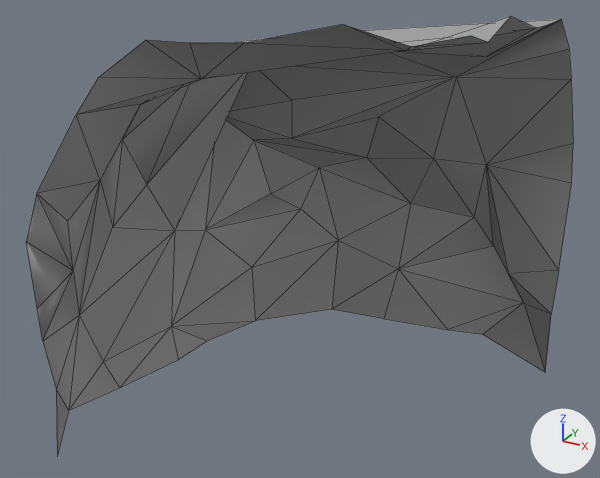
The FBX model Rogue-Robots/Assets/Models/ModularBlocks/CornerRoof1.fbx as it was, and as the next commit left it.
The view is the same before and after, from a 50 mm camera at (4.06, -7.48, 5.6) aimed at (0.13, -0.33, 2.02). The lights are fixed; the arrows at lower right show +X, +Y and +Z. Mesh edges are drawn as thin lines.

Objects in the first picture: 'CornerRoof1'.
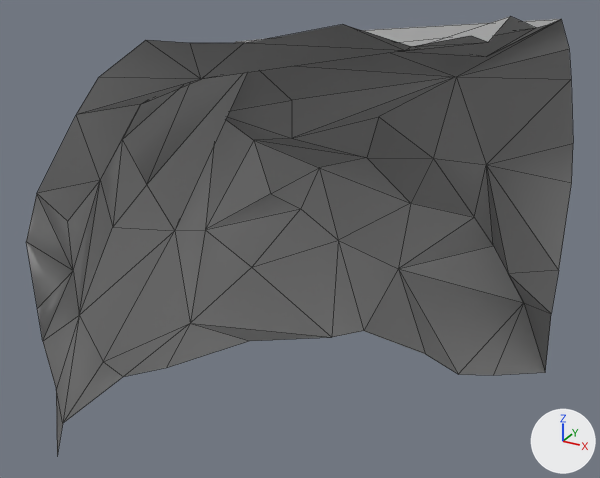
What differs and where, as boxes (x1, y1, x2, y2) in the pictures (600 x 478 px; the box of a moved part takes in the faces that stretch with it):
'CornerRoof1', reshaped
    before: (26, 16, 573, 455)
    after: (26, 16, 573, 454)
part 1 of me_scene_2739, moved or reshaped
    before: (56, 230, 545, 455)
    after: (56, 230, 545, 454)

What the commit changed:
me_scene_2739 has 75 vertices, 113 faces and spans x -2.06..2.5, y -2.5..2.26, z 0.0..4.7.
me_scene_2739 is used by ob_cornerroof1; location (0.0, 0.0, 0.0).
Part 1, on me_scene_2739:
Vertex 32 of me_scene_2739 moves from (-1.64, -0.4, 0.51) at pixel (171, 326) to (-1.48, -0.23, 0.51) at pixel (190, 323).
Vertex 38 of me_scene_2739 moves from (-2.06, -1.82, 0.0) at pixel (68, 410) to (-1.95, -2.04, 0.0) at pixel (62, 423).
Vertex 57 of me_scene_2739 moves from (-1.85, -1.18, 0.0) at pixel (119, 387) to (-1.97, -0.98, 0.0) at pixel (123, 376).
Vertex 58 of me_scene_2739 moves from (-1.62, -0.34, 0.0) at pixel (178, 359) to (-1.63, -0.56, 0.0) at pixel (166, 367).
Vertex 59 of me_scene_2739 moves from (0.23, 1.87, 0.0) at pixel (383, 318) to (1.05, 1.28, 0.0) at pixel (425, 353).
Vertex 60 of me_scene_2739 moves from (1.1, 2.01, 0.0) at pixel (447, 329) to (1.58, 1.03, 0.0) at pixel (458, 374).
Vertex 61 of me_scene_2739 moves from (-0.52, 1.77, 0.0) at pixel (331, 309) to (0.12, 1.44, 0.0) at pixel (363, 330).
Vertex 62 of me_scene_2739 moves from (1.54, 2.12, 0.0) at pixel (482, 334) to (1.96, 1.22, 0.0) at pixel (493, 375).
Vertex 63 of me_scene_2739 moves from (-1.56, 0.22, 0.0) at pixel (207, 340) to (-1.08, 0.48, 0.0) at pixel (249, 340).
Vertex 64 of me_scene_2739 moves from (-1.29, 0.98, 0.0) at pixel (255, 320) to (-0.18, 1.08, 0.0) at pixel (331, 337).
